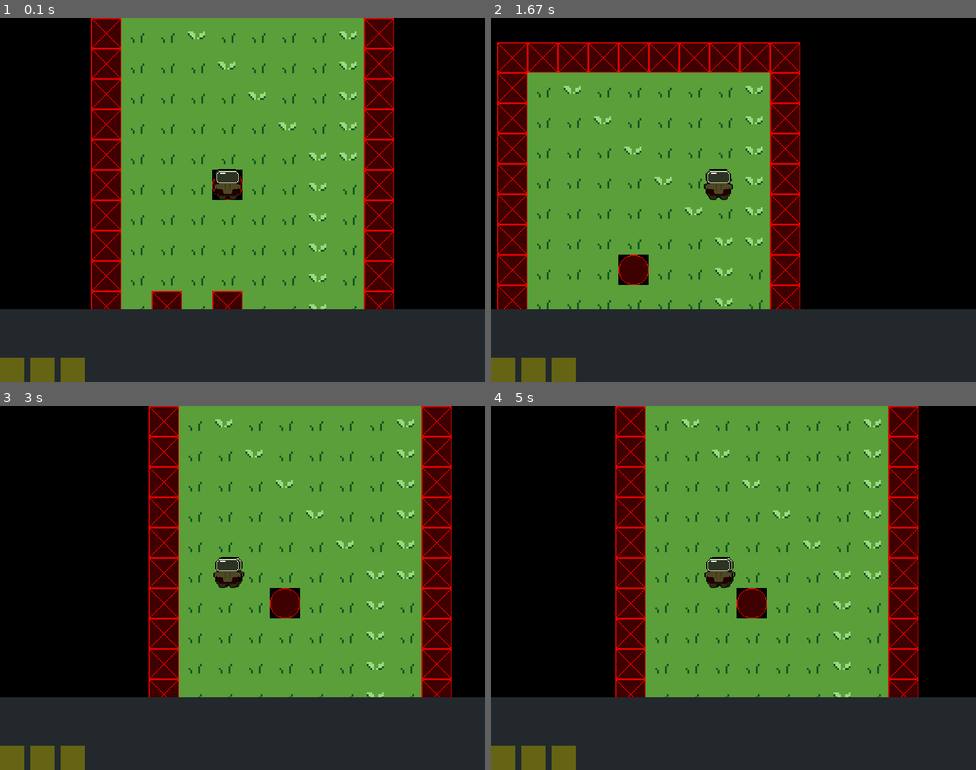
Above: before the commit, frames 1-4 (two rows, left to right).
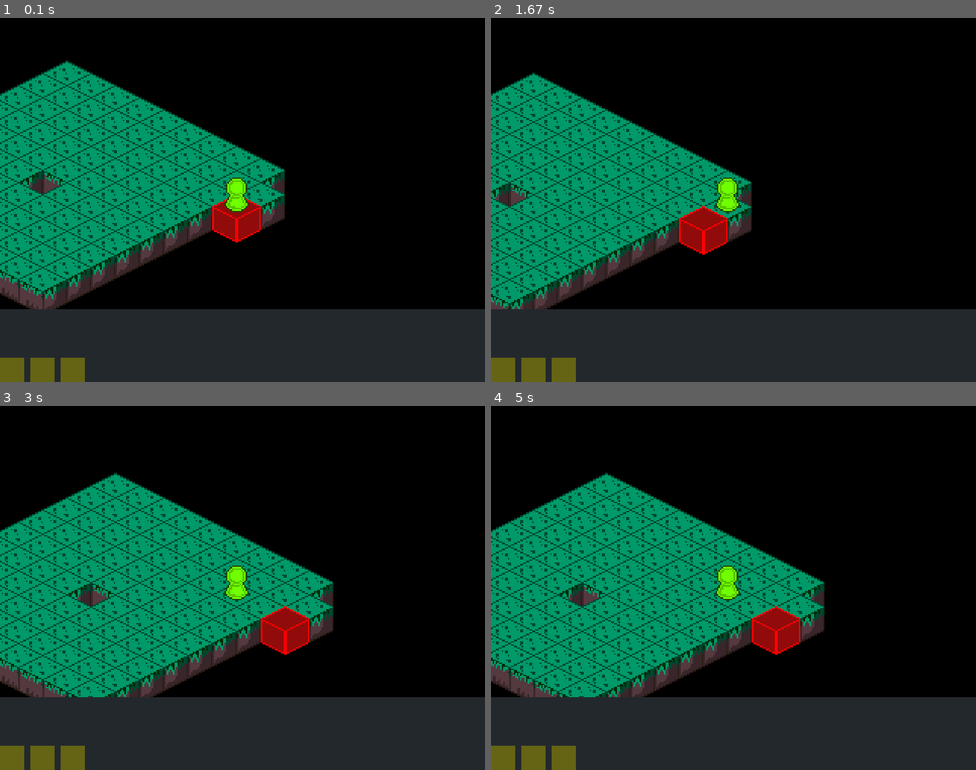
Above: after the commit, the same moments.

Repository: Dakhota-R/Pygame-Crapoli
Game: pygame game, started from NewGame ++/main.py
Same seed, same stepped clock (60 frames per second), same inputs: the game is played once before the commit and once after it.
Inputs:
- Up to frame 1 (0.1 s): no input
- Up to frame 2 (1.67 s): hold D 0.33-0.8 s; hold W 0.83-1.3 s
- Up to frame 3 (3 s): hold A 1.83-2.37 s; hold S 2.4-2.7 s; hold A from 2.73 s (still down)
- Up to frame 4 (5 s): release A at 3.13 s; hold W 3.17-3.53 s; hold D 3.57-4.2 s; hold S 4.23-4.6 s; hold A from 4.63 s (still down)

The runs differ from the first frame. In frame 1, 62% of the frame differs, in the area x 0-82%, y 0-80%; in frame 2, 46%; in frame 3, 67%, in the area x 0-94%, y 0-80%; in frame 4, 64%.

Commit message:
updated main

Diff:
--- /dev/null
+++ b/NewGame ++/(old main).py
@@ -0,0 +1,315 @@
+import pygame
+import time
+import sys
+import psutil
+import math
+
+
+
+# init pygame
+pygame.init()
+
+SCREEN_WIDTH = 800
+SCREEN_HEIGHT = 600
+
+screen = pygame.display.set_mode((SCREEN_WIDTH, SCREEN_HEIGHT))
+clock = pygame.time.Clock()
+
+player_animations = [pygame.transform.scale(pygame.image.load("New Piskel.png").convert_alpha(), (50,50))]
+ground_tiles = [pygame.transform.scale(pygame.image.load(f"GroundTiles\grass_{i}.png"), (50,50)) for i in range(4)]
+tree = pygame.transform.scale(pygame.image.load("tree.png"), (50,50))
+
+camera_pos = [0, 0]
+
+class Inventory(pygame.sprite.Sprite):
+    def __init__(self, screen):
+        self.width = SCREEN_WIDTH
+        self.height = SCREEN_HEIGHT / 5
+
+        self.screen = screen
+
+        self.image = pygame.Surface((self.width, self.height))
+        self.image.fill(pygame.Color(35,40,45))
+        self.rect = self.image.get_rect()
+        self.rect.y = SCREEN_HEIGHT - self.height
+
+    def draw(self, world):
+        world.blit(self.image, self.rect)
+
+class InventoryItems(pygame.sprite.Sprite):
+    def __init__(self, screen, pos_x, pos_y):
+        self.width = 40
+        self.height = 40
+
+        self.screen = screen
+
+        self.image = pygame.Surface((self.width, self.height))
+        self.image.fill(pygame.Color(100,100,20))
+        self.rect = self.image.get_rect()
+
+        self.rect.x = pos_x
+        self.rect.y = pos_y
+
+    def draw(self, world):
+        world.blit(self.image, self.rect)
+
+class Player(pygame.sprite.Sprite):
+    def __init__(self, screen):
+        self.width = 50
+        self.height = 50
+
+        self.image = player_animations[0]
+
+        self.rect = self.image.get_rect()
+
+        self.screen = screen
+        self.x = (SCREEN_WIDTH / 4) - self.width / 2
+        self.y = (SCREEN_HEIGHT / 4) - self.height
+        self.rect.x = self.x
+        self.rect.y = self.y
+
+        self.collide_box = self.rect.inflate(2,2)
+
+    def move(self, camera_pos, level, wall_list, dx, dy):
+        self.collide_box.center = self.rect.center
+        camera_pos_x = camera_pos[0]
+        camera_pos_y = camera_pos[1]
+
+        if dx != 0 and dy != 0:
+            dx = dx * (math.sqrt(2)/2)
+            dy = dy * (math.sqrt(2)/2)
+
+        self.rect.x += dx
+        for wall in wall_list:
+            if wall.rect.colliderect(self.rect):
+                if dx > 0:
+                    self.rect.right = wall.rect.left
+                if dx < 0:
+                    self.rect.left = wall.rect.right
+
+        self.rect.y += dy
+        for wall in wall_list:
+            if wall.rect.colliderect(self.rect):
+                if dy > 0:
+                    self.rect.bottom = wall.rect.top
+                if dy < 0:
+                    self.rect.top = wall.rect.bottom
+
+
+        camera_pos_x = -self.rect.x + ((SCREEN_WIDTH / 2) - self.width)
+        camera_pos_y = -self.rect.y + ((SCREEN_HEIGHT / 2) - self.height)
+
+
+
+        return [camera_pos_x, camera_pos_y]
+
+
+    def draw(self, world):
+        world.blit(self.image, self.collide_box)
+        world.blit(self.image, self.rect)
+
+class Ground(pygame.sprite.Sprite):
+    def __init__(self, tile_index, x_pos, y_pos):
+        self.tile_index = tile_index
+
+        self.ground_image = ground_tiles[tile_index]
+
+        self.rect = self.ground_image.get_rect()
+
+
+        self.x = x_pos
+        self.y = y_pos
+        self.rect.x = self.x
+        self.rect.y = self.y
+
+    def draw(self, world):
+        world.blit(self.ground_image, self.rect)
+
+class Enemy(pygame.sprite.Sprite):
+    def __init__(self, screen):
+        self.width = 40
+        self.height = 40
+
+        self.image = pygame.Surface((self.width, self.height))
+        self.image.fill(pygame.Color(79,33,2))
+
+        self.rect = self.image.get_rect()
+
+        self.screen = screen
+
+        self.x = 300
+        self.y = 300
+        self.rect.x = self.x
+        self.rect.y = self.y
+
+    def draw(self):
+        self.screen.blit(self.image, self.rect)
+
+class Tree(pygame.sprite.Sprite):
+    def __init__(self, screen):
+        self.image = tree
+        self.rect = self.image.get_rect()
+        self.screen = screen
+        self.x = 300
+        self.y = 300
+        self.rect.x = self.x
+        self.rect.y = self.y
+
+    def draw(self):
+        self.screen.blit(self.image, self.rect)
+
+class Wall(pygame.sprite.Sprite):
+    def __init__(self, world, tile_x, tile_y):
+        self.world = world
+        self.image = ground_tiles[3]
+        self.rect = self.image.get_rect()
+
+        self.rect.x = tile_x
+        self.rect.y = tile_y
+
+        self.width = self.rect.width
+        self.height = self.rect.height
+
+    def draw(self):
+        self.world.blit(self.image, self.rect)
+
+
+
+
+inventory = Inventory(screen)
+enemy = Enemy(screen)
+tree = Tree(screen)
+
+
+items_group = []
+items = [0,0,0]
+for index, item in enumerate(items):
+    item = InventoryItems(screen, index * 50, SCREEN_HEIGHT - 40)
+    items_group.append(item)
+
+
+
+
+#===================================
+# Level Placement
+level = [
+    [3,3,3,3,3,3,3,3,3,3],
+    [3,0,1,0,0,0,0,0,1,3],
+    [3,0,0,1,0,0,0,0,1,3],
+    [3,0,0,0,1,0,0,0,1,3],
+    [3,0,0,0,0,1,0,0,1,3],
+    [3,0,0,0,0,0,1,0,1,3],
+    [3,0,0,0,0,0,0,1,1,3],
+    [3,0,0,0,2,0,0,1,0,3],
+    [3,0,0,0,0,0,0,1,0,3],
+    [3,0,0,0,0,0,0,1,0,3],
+    [3,0,0,0,0,0,0,1,0,3],
+    [3,0,3,0,3,0,0,1,0,3],
+    [3,0,0,0,0,0,0,1,0,3],
+    [3,0,0,0,0,0,0,1,0,3],
+    [3,3,3,3,3,3,3,3,3,3],
+]
+#===================================
+
+#===================================
+# Wall Placement
+# get coords of wall tiles
+# create instance of wall at tile location
+#===================================
+
+#===================================
+# Main function
+def Main(screen, clock):
+    game_started = False
+    world = pygame.Surface((len(level[0]) * 50, len(level) * 50))
+
+    player = Player(screen)
+    camera_pos = ()
+
+    moving_left = False
+    moving_right = False
+    moving_up = False
+    moving_down = False
+
+    ground_group = []
+    wall_group = []
+    for row_index, row in enumerate(level):
+        y = row_index * 50
+        for tile_index, tile in enumerate(row):
+            x = tile_index * 50
+            if tile != 3:
+                ground = Ground(tile, x, y)
+                ground_group.append(ground)
+            elif tile == 3:
+                wall = Wall(world, x, y)
+                wall_group.append(wall)
+
+    while True:
+        clock.tick(60)
+        world.fill('black')
+        screen.fill('black')
+
+        dx = 0
+        dy = 0
+        if moving_right:
+            dx = 5
+        if moving_left:
+            dx = -5
+        if moving_down:
+            dy = 5
+        if moving_up:
+            dy = -5
+
+        for event in pygame.event.get():
+            if event.type == pygame.QUIT:
+                pygame.quit()
+                return
+            if event.type == pygame.KEYDOWN:
+                if event.key == pygame.K_a:
+                    moving_left = True
+                if event.key == pygame.K_d:
+                    moving_right = True
+                if event.key == pygame.K_w:
+                    moving_up = True
+                if event.key == pygame.K_s:
+                    moving_down = True
+
+            if event.type == pygame.KEYUP:
+                if event.key == pygame.K_a:
+                    moving_left = False
+                if event.key == pygame.K_d:
+                    moving_right = False
+                if event.key == pygame.K_w:
+                    moving_up = False
+                if event.key == pygame.K_s:
+                    moving_down = False
+
+        # draw world tiles
+        for tile in ground_group:
+            tile.draw(world)
+            if tile.tile_index == 2:
+                # set player starting pos
+                if not game_started:
+                    player.rect.x, player.rect.y = (tile.x, tile.y)
+                    camera_pos = (player.x - 50, player.y - 100)
+                    game_started = True
+
+        for wall in wall_group:
+            wall.draw()
+
+
+        camera_pos = player.move(camera_pos, level, wall_group, dx, dy)
+
+        player.draw(world)
+
+        screen.blit(world, camera_pos)
+
+        inventory.draw(screen)
+        for item in items_group:
+            item.draw(screen)
+
+        pygame.display.flip()
+
+
+while __name__ == '__main__':
+    Main(screen, clock)
--- a/NewGame ++/main.py
+++ b/NewGame ++/main.py
@@ -3,8 +3,23 @@
 import sys
 import psutil
 import math
-
-
+import random
+
+
+
+#RRRRRRRRRRRRRRRRRRRRRRRRRRRRRR
+#WASD TO MOVE
+
+#+++++++++++++++++++++++++++
+# animate moving from tile to tile
+# figure it out future self
+
+
+
+
+
+tile_offset_1 = 40
+tile_offset_2 = 20
 
 # init pygame
 pygame.init()
@@ -15,8 +30,8 @@
 screen = pygame.display.set_mode((SCREEN_WIDTH, SCREEN_HEIGHT))
 clock = pygame.time.Clock()
 
-player_animations = [pygame.transform.scale(pygame.image.load("New Piskel.png").convert_alpha(), (50,50))]
-ground_tiles = [pygame.transform.scale(pygame.image.load(f"GroundTiles\grass_{i}.png"), (50,50)) for i in range(4)]
+player_animations = [pygame.transform.scale(pygame.image.load("assets\greenpawnguy.png").convert_alpha(), (80,80))]
+ground_tiles = [pygame.transform.scale(pygame.image.load(f"assets\iso_tiles_{i}.png"), (80,80)) for i in range(4)]
 tree = pygame.transform.scale(pygame.image.load("tree.png"), (50,50))
 
 camera_pos = [0, 0]
@@ -68,44 +83,68 @@
         self.rect.x = self.x
         self.rect.y = self.y
 
+        self.row = 0
+        self.column = 0
+
         self.collide_box = self.rect.inflate(2,2)
 
-    def move(self, camera_pos, level, wall_list, dx, dy):
+    def changeTile(self, tile_list, row_increment, column_increment):
+        target_column = self.column + column_increment
+        target_row = self.row + row_increment
+        for tile in tile_list:
+            print(target_column)
+            if tile.column == target_column and tile.row == target_row and tile.tile_index == 1:
+                self.column = tile.column
+                self.row = tile.row
+                target_rect = tile.rect
+                return target_rect
+                #self.rect.x = tile.rect.x
+                #self.rect.y = tile.rect.y - 40
+
+    def animateMove(self, target_rect):
+        self.rect.x = target_rect.x
+        self.rect.y = target_rect.y - 40
+
+    def move(self, camera_pos, tile_list, wall_list, dx, dy):
         self.collide_box.center = self.rect.center
         camera_pos_x = camera_pos[0]
         camera_pos_y = camera_pos[1]
 
-        if dx != 0 and dy != 0:
-            dx = dx * (math.sqrt(2)/2)
-            dy = dy * (math.sqrt(2)/2)
-
-        self.rect.x += dx
-        for wall in wall_list:
-            if wall.rect.colliderect(self.rect):
-                if dx > 0:
-                    self.rect.right = wall.rect.left
-                if dx < 0:
-                    self.rect.left = wall.rect.right
-
-        self.rect.y += dy
-        for wall in wall_list:
-            if wall.rect.colliderect(self.rect):
-                if dy > 0:
-                    self.rect.bottom = wall.rect.top
-                if dy < 0:
-                    self.rect.top = wall.rect.bottom
+        target_rect = 0
+
+        if dx == 1:
+            target_rect = self.changeTile(tile_list, 0, 1)
+            if target_rect:
+                self.animateMove(target_rect)
+            dx = 0
+        elif dy == 1:
+            target_rect = self.changeTile(tile_list, 1, 0)
+            if target_rect:
+                self.animateMove(target_rect)
+            dy = 0
+        elif dx == -1:
+            target_rect = self.changeTile(tile_list, 0, -1)
+            if target_rect:
+                self.animateMove(target_rect)
+            dx = 0
+        elif dy == -1:
+            target_rect = self.changeTile(tile_list, -1, 0)
+            if target_rect:
+                self.animateMove(target_rect)
+            dx = 0
 
 
         camera_pos_x = -self.rect.x + ((SCREEN_WIDTH / 2) - self.width)
         camera_pos_y = -self.rect.y + ((SCREEN_HEIGHT / 2) - self.height)
 
-
-
-        return [camera_pos_x, camera_pos_y]
+        if target_rect:
+            self.animateMove(target_rect)
+
+
+        return [camera_pos_x, camera_pos_y], dx, dy
 
 
     def draw(self, world):
-        world.blit(self.image, self.collide_box)
         world.blit(self.image, self.rect)
 
 class Ground(pygame.sprite.Sprite):
@@ -116,6 +155,8 @@
 
         self.rect = self.ground_image.get_rect()
 
+        self.width = self.ground_image.get_width()
+        self.height = self.ground_image.get_height()
 
         self.x = x_pos
         self.y = y_pos
@@ -193,23 +234,28 @@
 #===================================
 # Level Placement
 level = [
-    [3,3,3,3,3,3,3,3,3,3],
-    [3,0,1,0,0,0,0,0,1,3],
-    [3,0,0,1,0,0,0,0,1,3],
-    [3,0,0,0,1,0,0,0,1,3],
-    [3,0,0,0,0,1,0,0,1,3],
-    [3,0,0,0,0,0,1,0,1,3],
-    [3,0,0,0,0,0,0,1,1,3],
-    [3,0,0,0,2,0,0,1,0,3],
-    [3,0,0,0,0,0,0,1,0,3],
-    [3,0,0,0,0,0,0,1,0,3],
-    [3,0,0,0,0,0,0,1,0,3],
-    [3,0,3,0,3,0,0,1,0,3],
-    [3,0,0,0,0,0,0,1,0,3],
-    [3,0,0,0,0,0,0,1,0,3],
-    [3,3,3,3,3,3,3,3,3,3],
-]
-#===================================
+    [1, 1, 1, 1, 1, 1, 1, 1, 1, 1],
+    [1, 1, 1, 1, 1, 1, 1, 1, 1, 1],
+    [1, 1, 1, 1, 1, 1, 1, 1, 1, 1],
+    [1, 1, 1, 1, 1, 1, 1, 1, 1, 1],
+    [1, 1, 1, 1, 1, 0, 1, 1, 1, 1],
+    [1, 1, 1, 1, 1, 1, 1, 1, 1, 1],
+    [1, 1, 1, 1, 1, 1, 1, 1, 1, 1],
+    [1, 1, 1, 1, 1, 1, 1, 1, 1, 1],
+    [1, 1, 1, 1, 1, 1, 1, 1, 1, 1],
+    [0, 1, 2, 3, 0, 0, 0, 0, 0, 0]
+         ]
+#===================================
+
+#===================================
+# random level
+for i in range(10):
+    row = []
+    for j in range(10):
+        tile = random.randint(0, 3)
+        row.append(tile)
+    #level.append(row)
+
 
 #===================================
 # Wall Placement
@@ -221,7 +267,7 @@
 # Main function
 def Main(screen, clock):
     game_started = False
-    world = pygame.Surface((len(level[0]) * 50, len(level) * 50))
+    world = pygame.Surface((len(level[0]) * 500, len(level) * 500))
 
     player = Player(screen)
     camera_pos = ()
@@ -231,18 +277,23 @@
     moving_up = False
     moving_down = False
 
+
     ground_group = []
     wall_group = []
     for row_index, row in enumerate(level):
-        y = row_index * 50
         for tile_index, tile in enumerate(row):
-            x = tile_index * 50
             if tile != 3:
-                ground = Ground(tile, x, y)
+                ground = Ground(tile, 600  + (row_index + 1) * tile_offset_1 - (tile_index + 1) * tile_offset_1,
+                                    100 + (row_index + 1) * tile_offset_2 + (tile_index + 1) * tile_offset_2)
+                ground.row = row_index
+                ground.column = tile_index
                 ground_group.append(ground)
             elif tile == 3:
-                wall = Wall(world, x, y)
-                wall_group.append(wall)
+                pass
+                #wall = Wall(world, tile, y)
+                #wall_group.append(wall)
+
+
 
     while True:
         clock.tick(60)
@@ -251,38 +302,23 @@
 
         dx = 0
         dy = 0
-        if moving_right:
-            dx = 5
-        if moving_left:
-            dx = -5
-        if moving_down:
-            dy = 5
-        if moving_up:
-            dy = -5
+
 
         for event in pygame.event.get():
             if event.type == pygame.QUIT:
                 pygame.quit()
+                sys.exit()
                 return
+
             if event.type == pygame.KEYDOWN:
+                if event.key == pygame.K_s:
+                    dx = 1
+                if event.key == pygame.K_d:
+                    dy = 1
                 if event.key == pygame.K_a:
-                    moving_left = True
-                if event.key == pygame.K_d:
-                    moving_right = True
+                    dy = -1
                 if event.key == pygame.K_w:
-                    moving_up = True
-                if event.key == pygame.K_s:
-                    moving_down = True
-
-            if event.type == pygame.KEYUP:
-                if event.key == pygame.K_a:
-                    moving_left = False
-                if event.key == pygame.K_d:
-                    moving_right = False
-                if event.key == pygame.K_w:
-                    moving_up = False
-                if event.key == pygame.K_s:
-                    moving_down = False
+                    dx = -1
 
         # draw world tiles
         for tile in ground_group:
@@ -290,7 +326,9 @@
             if tile.tile_index == 2:
                 # set player starting pos
                 if not game_started:
-                    player.rect.x, player.rect.y = (tile.x, tile.y)
+                    player.rect.x, player.rect.y = tile.x, tile.y - 40
+                    player.row = tile.row
+                    player.column = tile.column
                     camera_pos = (player.x - 50, player.y - 100)
                     game_started = True
 
@@ -298,7 +336,7 @@
             wall.draw()
 
 
-        camera_pos = player.move(camera_pos, level, wall_group, dx, dy)
+        camera_pos, dx, dy = player.move(camera_pos, ground_group, wall_group, dx, dy)
 
         player.draw(world)
 
